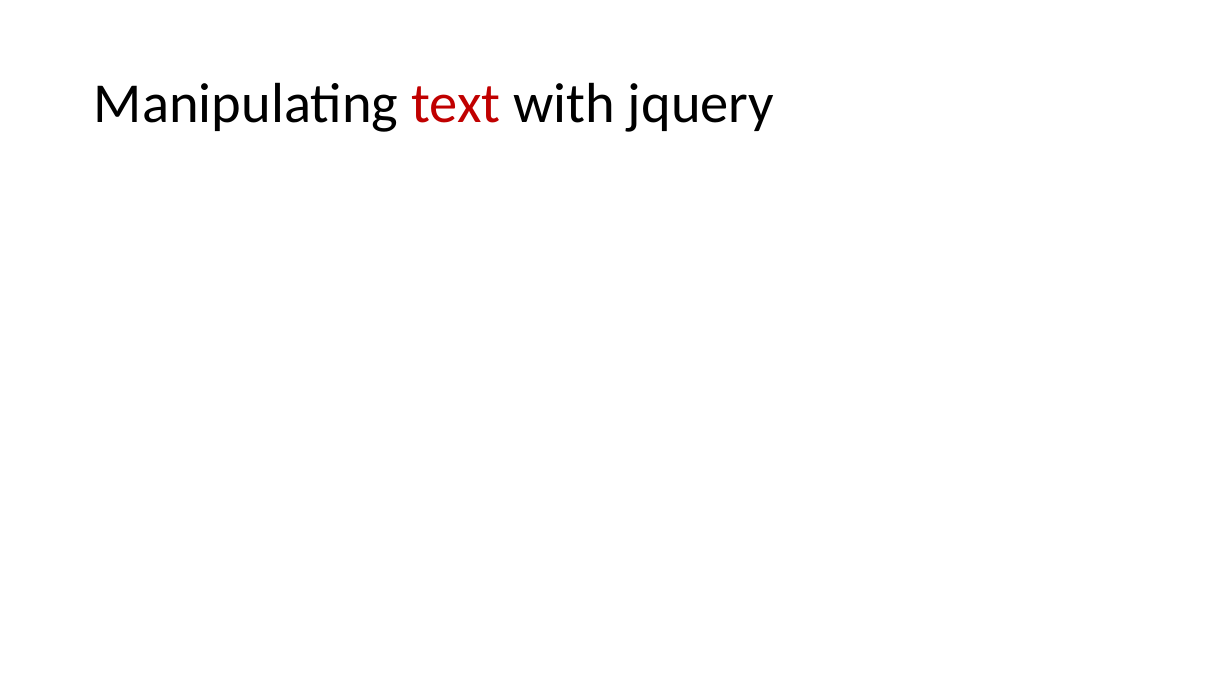
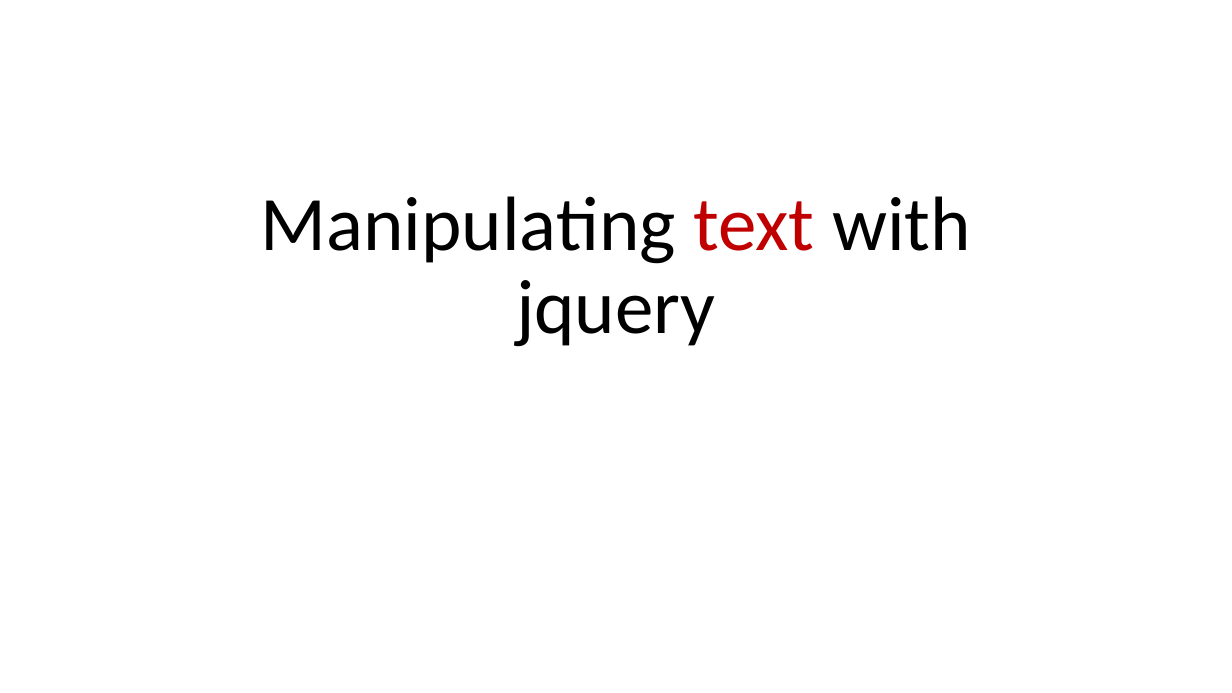
Before and after one commit to aroranishant8/WebDevelopment, a slide deck: slide 7 of Presentations/Section14_Jquery.pptx (slide 6 before the commit). Drawn at 1232x693 pixels with LibreOffice and Linux fonts; fonts in the diff are those of the drawing. Boxes give left, top, right and bottom in pixels: in the first picture for what was removed or moved away, otherwise in the second. Text is boxed around its words. In the diff, an @@ line names an element or a change of style, - is before the commit and + after.

```diff
--- a/Presentations/Section14_Jquery.pptx
+++ b/Presentations/Section14_Jquery.pptx
@@ title "Manipulating text with jquery": place and size @@
-title "Manipulating text with jquery" at bbox=[94, 82, 774, 132]
+title "Manipulating text with jquery" at bbox=[261, 196, 971, 347]
@@ title "Manipulating text with jquery" at bbox=[261, 196, 971, 347]: size 44 to 60 pt; alignment left to centre; vertical alignment middle to bottom @@
```
Also in this commit, not shown: 4 slides added, 4 other files.
